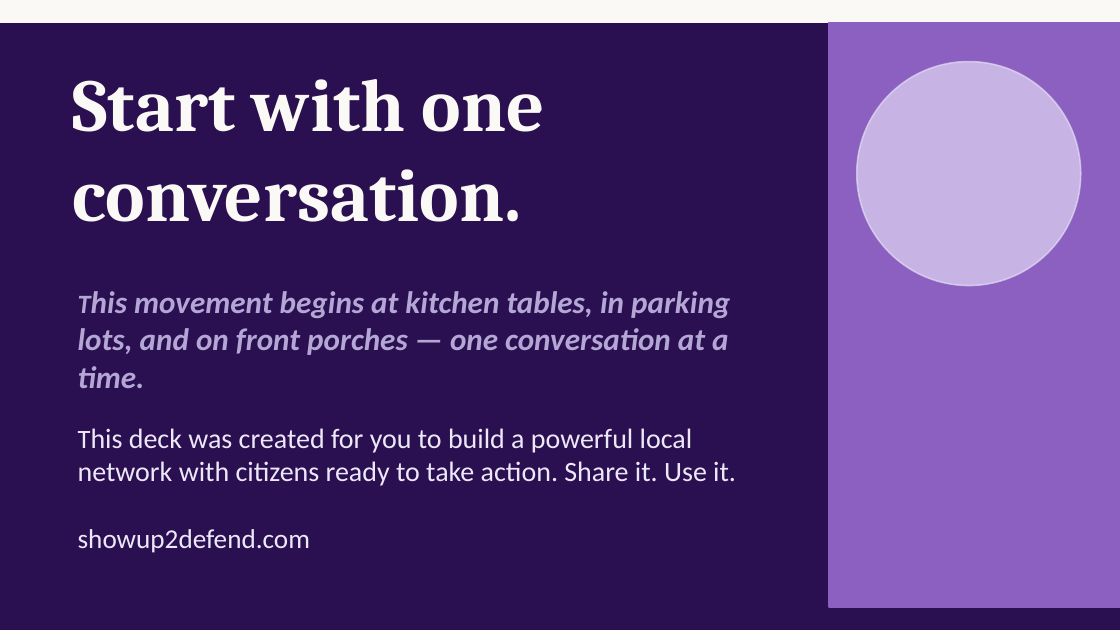
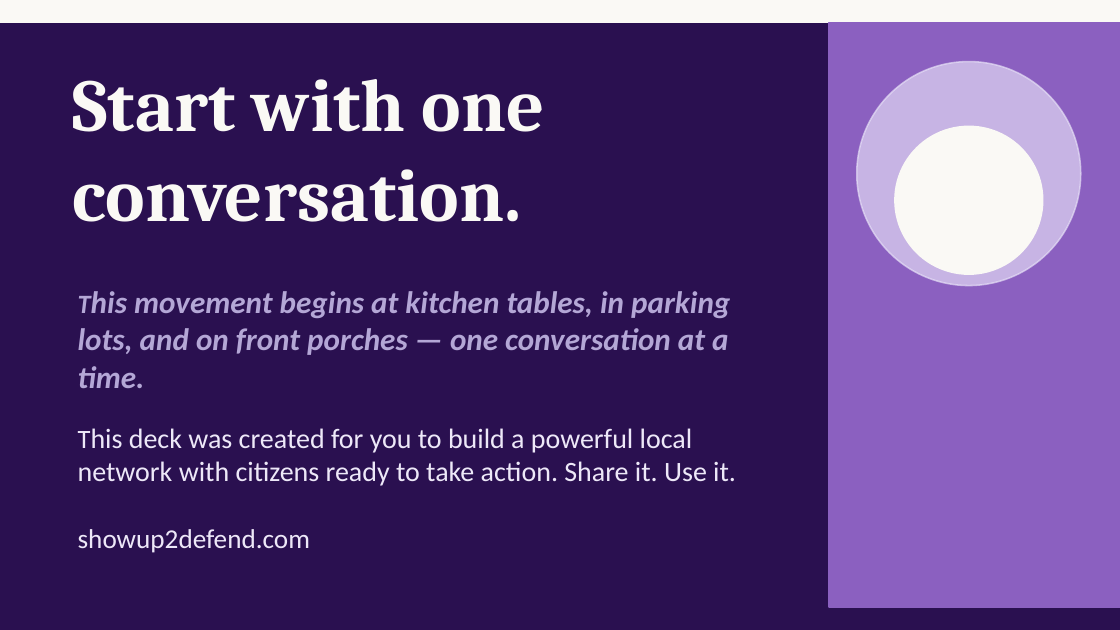
Before and after one commit to annabelspark/showup, a slide deck: slide 22 of ShowUp2Defend_406.pptx (slide 21 before the commit). Drawn at 1120x630 pixels with LibreOffice and Linux fonts; fonts in the diff are those of the drawing. Boxes give left, top, right and bottom in pixels: in the first picture for what was removed or moved away, otherwise in the second. Text is boxed around its words. In the diff, an @@ line names an element or a change of style, - is before the commit and + after.

```diff
--- a/ShowUp2Defend_406.pptx
+++ b/ShowUp2Defend_406.pptx
@@ ellipse added at bbox=[894, 125, 1043, 274], fill #FAF9F5 @@
```
Also in this commit, not shown: 7 other slides changed, 1 slide added.
